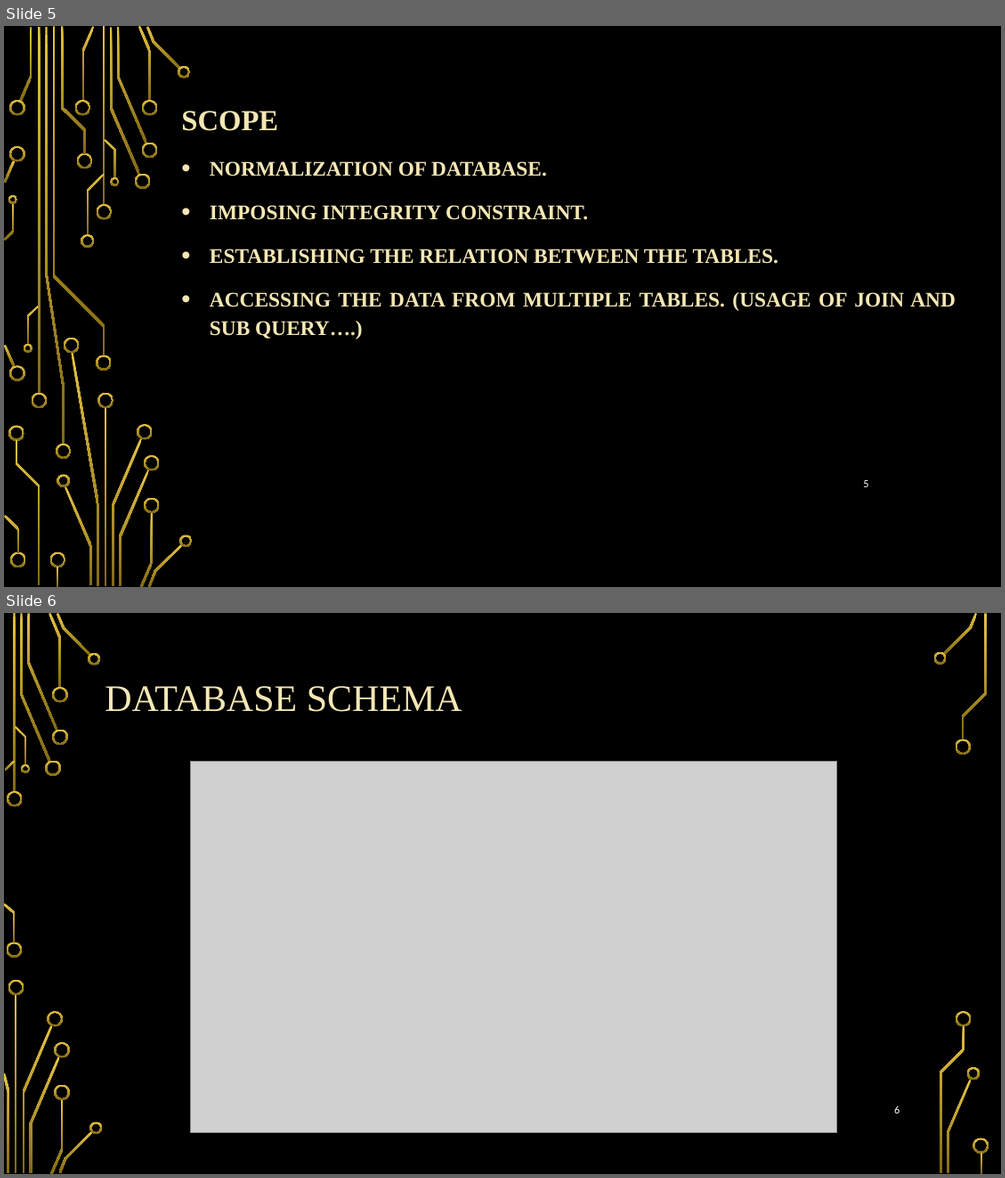
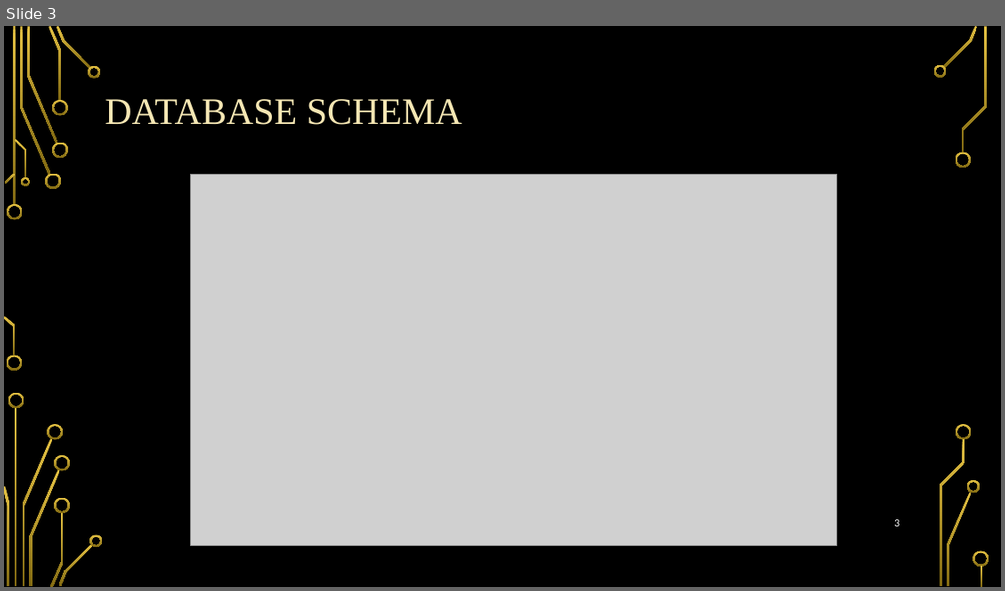
Before and after one commit to sarveshbhat/Clgproject-BCK, a slide deck: database ppt.pptx. Shown one above the other, each under a label of ours: slides 5 and 6 before the commit, slide 3 after it. The pictures are 1005x1178 and 1005x591 pixels, drawn with LibreOffice and Linux fonts; fonts in the diff are those of the drawing; grey boxes stand for pictures; background and template pictures are left out. Boxes give left, top, right and bottom in pixels: in the first picture for what was removed or moved away, otherwise in the second. Text is boxed around its words. In the diff, an @@ line names an element or a change of style, - is before the commit and + after.

```diff
--- a/database ppt.pptx
+++ b/database ppt.pptx
@@ slide 5 removed at (4,26,1001,587), background picture (left out) @@
@@ subtitle removed at (181,111,955,339) @@
-SCOPE
-• NORMALIZATION OF DATABASE.
-• IMPOSING INTEGRITY CONSTRAINT.
-• ESTABLISHING THE RELATION BETWEEN THE TABLES.
-• ACCESSING THE DATA FROM MULTIPLE TABLES. (USAGE OF JOIN AND SUB QUERY….)
@@ group removed at (4,26,193,587): 50 freeform shapes, 4 rectangles @@
@@ page number removed at (863,480,868,487) @@
-5
@@ what was slide 6 is now slide 3 @@
@@ page number at (894,519,899,526): text changed @@
-6
+3
```
Also in this commit, not shown: 3 slides changed, 26 slides added, 4 other slides removed, 16 other files.
